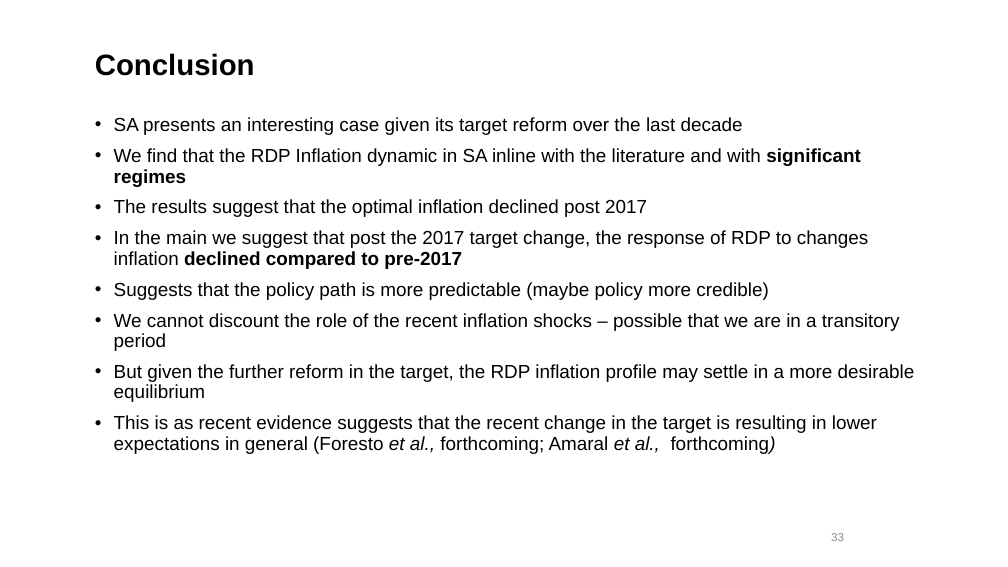
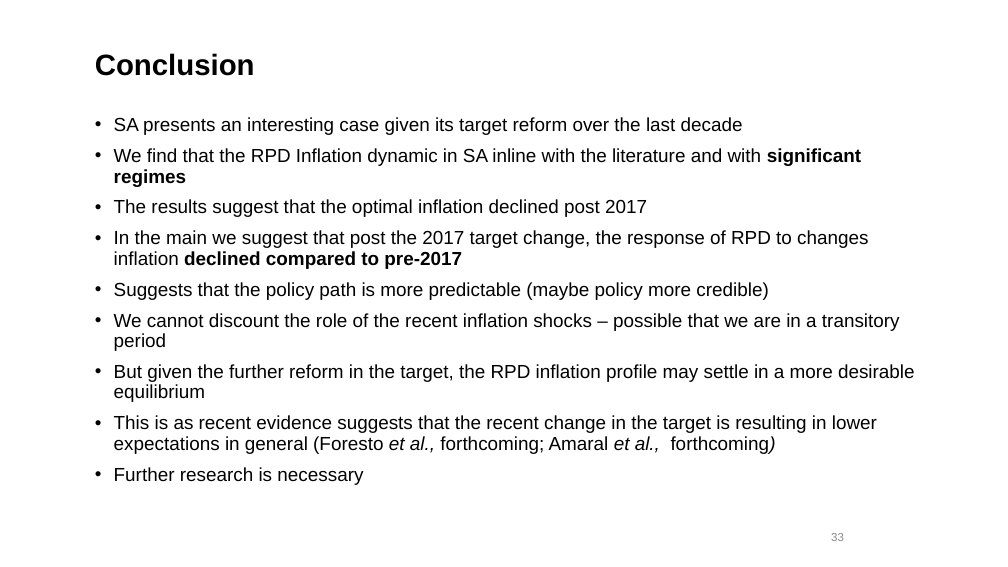
Before and after one commit to xolaniss/inflation_relative_price_variance, a slide deck: slide 33 of Presentation/inflation_relative_price_variance_presentation.pptx. Drawn at 1008x567 pixels with LibreOffice and Linux fonts; fonts in the diff are those of the drawing; background and template pictures are left out. Boxes give left, top, right and bottom in pixels: in the first picture for what was removed or moved away, otherwise in the second. Text is boxed around its words. In the diff, an @@ line names an element or a change of style, - is before the commit and + after.

Commit message:
updated presentation

```diff
--- a/Presentation/inflation_relative_price_variance_presentation.pptx
+++ b/Presentation/inflation_relative_price_variance_presentation.pptx
@@ text at (x1=114, y1=148, x2=861, y2=187): text changed @@
-• We find that the RDP Inflation dynamic in SA inline with the literature and with significant regimes
+• We find that the RPD Inflation dynamic in SA inline with the literature and with significant regimes
@@ text at (x1=114, y1=230, x2=868, y2=269): text changed @@
-• In the main we suggest that post the 2017 target change, the response of RDP to changes inflation declined compared to pre-2017
+• In the main we suggest that post the 2017 target change, the response of RPD to changes inflation declined compared to pre-2017
@@ text at (x1=114, y1=364, x2=915, y2=402): text changed @@
-• But given the further reform in the target, the RDP inflation profile may settle in a more desirable equilibrium
+• But given the further reform in the target, the RPD inflation profile may settle in a more desirable equilibrium
@@ text at (x1=114, y1=467, x2=363, y2=485): paragraph added @@
+• Further research is necessary
```
Also in this commit, not shown: 11 other slides changed, 1 slide removed.
